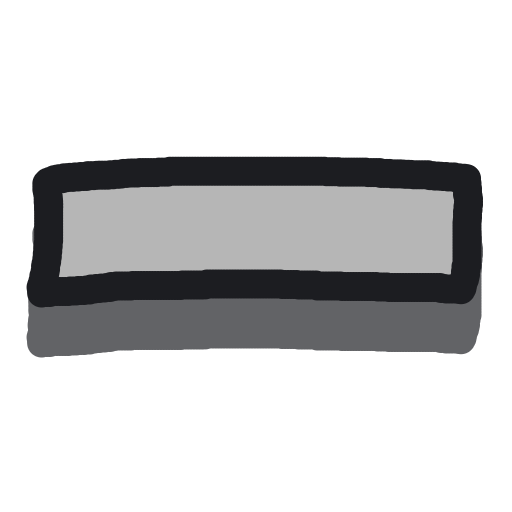
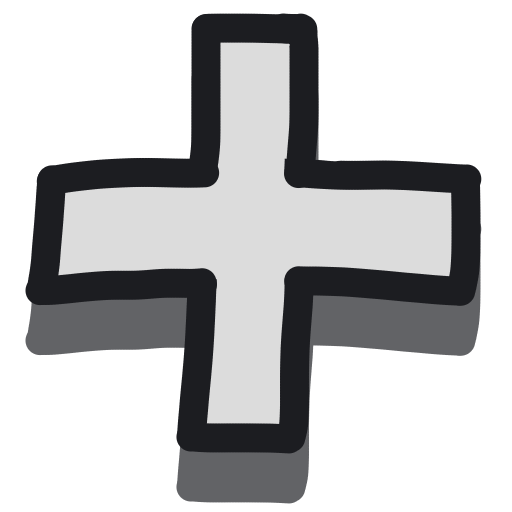
Layered file, before and after one edit (512x512). Changes by layer:
added group "BaseButton" (1st of 2) with 4 layers above "Paint Layer 2" over [25, 13, 483, 504]
added layer "Paint Layer 3" (2nd of 2, in "BaseButton") in group "BaseButton" over [25, 13, 483, 504]
added layer "Paint Layer 4" (2nd of 3, in "BaseButton") in group "BaseButton" over [25, 13, 483, 448]
added layer "Paint Layer 4" (3rd of 3, in "BaseButton") in group "BaseButton" over [25, 13, 483, 448]
added layer "Backdrop" (2nd of 3, in "BaseButton") in group "BaseButton" over [25, 50, 483, 504]
hid "Lines" (2nd of 2, in "Minus" › "BaseButton"), moved it into group "BaseButton" over [25, 128, 483, 320]
moved "DefaultColor" (2nd of 2, in "Minus" › "BaseButton") into group "BaseButton" over [25, 128, 483, 320]
moved "Backdrop" (3rd of 3, in "Minus") into group "Minus", painted on it over [25, 13, 483, 434]
